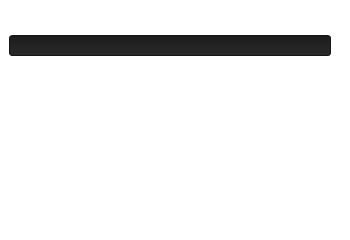
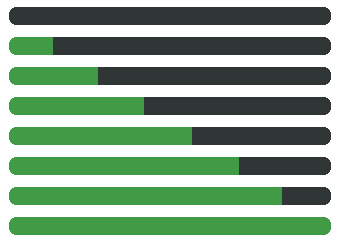
Layered file, before and after one edit (350 × 240). Changes by layer:
renamed "Pasted Layer" to "Layer copy #15", showed it, moved it above "Layer copy #14", painted on it over [9, 35, 54, 56]
removed layer "bar.png copy #7" over [9, 35, 331, 56]
renamed "Pasted Layer #1" to "Layer copy #14", showed it, moved it above "Layer copy #13", painted on it over [9, 67, 99, 85]
renamed "Pasted Layer #2" to "Layer copy #13", showed it, moved it above "Layer copy #12", painted on it over [9, 97, 145, 115]
added layer "Layer copy #12" above "Layer copy #11" over [9, 127, 192, 145]
added layer "Layer copy #11" above "Layer copy #10" over [9, 157, 239, 175]
added layer "Layer copy #10" above "Layer copy #9" over [9, 187, 282, 205]
added layer "Layer copy #9" above "Layer copy #8" over [9, 217, 331, 235]
renamed "14%" to "Layer copy #8", showed it, moved it above "Layer copy #7", painted on it over [9, 37, 331, 55]
renamed "28%" to "Layer copy #7", showed it, painted on it over [9, 67, 331, 85]
renamed "42%" to "Layer copy #6", showed it, painted on it over [9, 97, 331, 115]
added layer "Layer copy #5" above "Layer copy #4" over [9, 127, 331, 145]
added layer "Layer copy #4" above "Layer copy #3" over [9, 157, 331, 175]
added layer "Layer copy #3" above "Layer copy #2" over [9, 187, 331, 205]
added layer "Layer copy #2" above "Layer copy #1" over [9, 217, 331, 235]
renamed "0%" to "Layer copy #1", showed it, painted on it over [9, 7, 331, 25]
